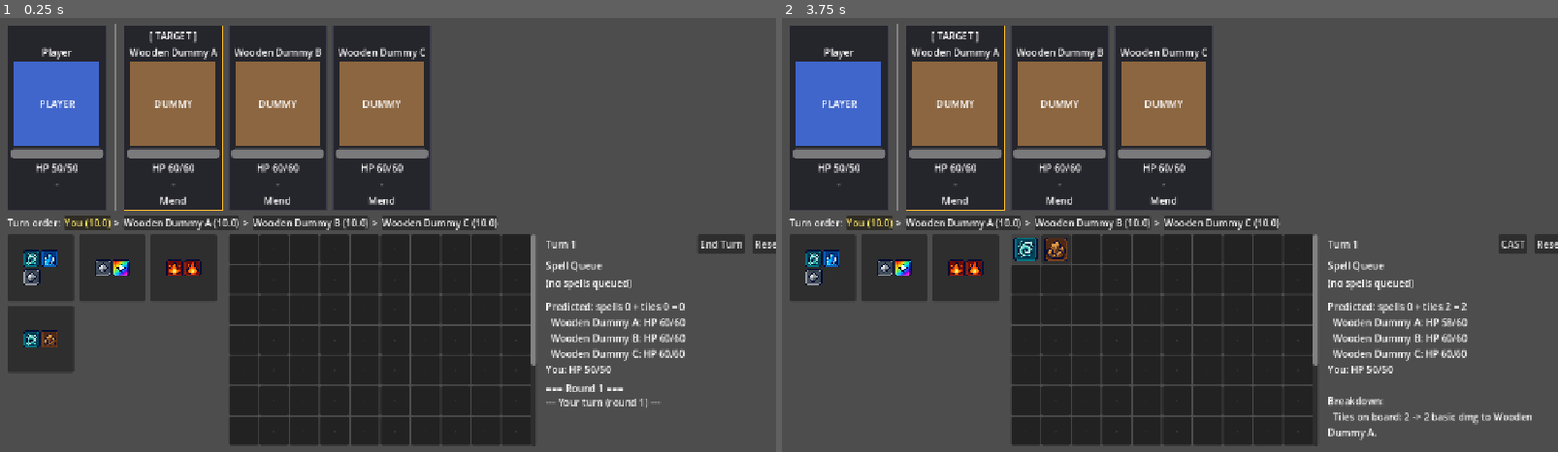
Above: before the commit, frames 1-2 (left to right).
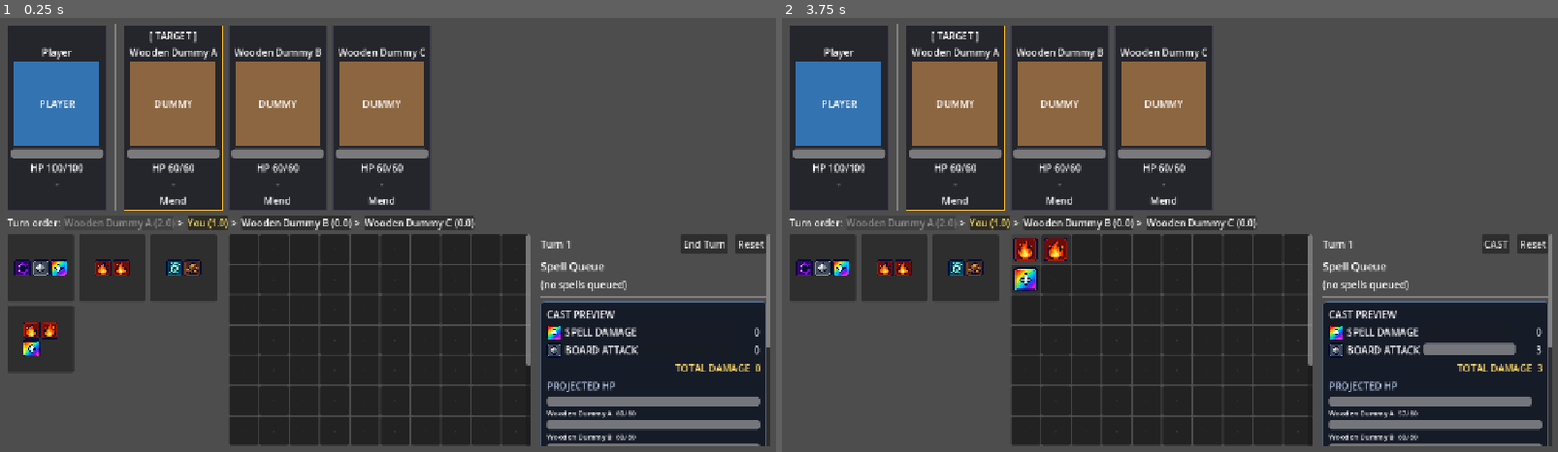
Above: after the commit, the same moments.

Repository: ShooterMK2/comp-4122-group-project
Game: Godot game, scene res://scenes/battle/battle_scene.tscn
Two runs of this game, one before a commit and one after it. Both use one fixed random seed, a clock stepped at 60 frames per second and the inputs below.
Inputs (mouse positions are in pixels of both pictures, inside the frame that each line leads up to):
- Up to frame 1 (0.25 s): no input
- Up to frame 2 (3.75 s): click (820, 269) at 0.52 s; click (890, 269) at 1.27 s; click (968, 269) at 2.02 s; click (820, 339) at 2.77 s; click "·" at 3.5 s

The runs differ from the first frame. In frame 1, 15% of the frame differs, in the area x 1-100%, y 10-99%; in frame 2, 15%.

Commit message:
First Update on Protoype: Implement Character-Specific System

Diff:
--- a/project.godot
+++ b/project.godot
@@ -23,8 +23,10 @@
 
 window/size/viewport_width=1280
 window/size/viewport_height=720
+window/size/resizable=true
 window/stretch/mode="canvas_items"
 window/stretch/aspect="expand"
+window/stretch/scale_mode="fractional"
 
 [dotnet]
 
--- /dev/null
+++ b/resources/characters/player.tres
@@ -0,0 +1,14 @@
+[gd_resource type="Resource" script_class="PlayerDefinition" load_steps=2 format=3]
+
+[ext_resource type="Script" path="res://scripts/battle/data/player_definition.gd" id="1_player"]
+
+[resource]
+script = ExtResource("1_player")
+display_name = "Player"
+max_hp = 100
+level = 1
+attack = 1
+defence = 1
+speed = 1
+art_name = "player"
+placeholder_color = Color(0.2, 0.45, 0.7, 1)
--- /dev/null
+++ b/resources/enemies/wooden_dummy.tres
@@ -0,0 +1,14 @@
+[gd_resource type="Resource" script_class="EnemyDefinition" load_steps=2 format=3]
+
+[ext_resource type="Script" path="res://scripts/battle/data/enemy_definition.gd" id="1_enemy"]
+
+[resource]
+script = ExtResource("1_enemy")
+display_name = "Wooden Dummy"
+max_hp = 60
+level = 1
+attack = 1
+defence = 1
+speed = 0
+art_name = "enemy_wooden_dummy.png"
+placeholder_color = Color(0.55, 0.4, 0.25, 1)
--- /dev/null
+++ b/resources/enemies/wooden_dummy_fire.tres
@@ -0,0 +1,16 @@
+[gd_resource type="Resource" script_class="EnemyDefinition" load_steps=2 format=3]
+
+[ext_resource type="Script" path="res://scripts/battle/data/enemy_definition.gd" id="1_enemy"]
+
+[resource]
+script = ExtResource("1_enemy")
+display_name = "Wooden Dummy"
+max_hp = 60
+level = 1
+attack = 1
+defence = 1
+speed = 2
+elemental_weaknesses = [2]
+elemental_strengths = [3]
+art_name = "enemy_wooden_dummy.png"
+placeholder_color = Color(0.55, 0.4, 0.25, 1)
--- /dev/null
+++ b/resources/enemies/wooden_dummy_ice.tres
@@ -0,0 +1,16 @@
+[gd_resource type="Resource" script_class="EnemyDefinition" load_steps=2 format=3]
+
+[ext_resource type="Script" path="res://scripts/battle/data/enemy_definition.gd" id="1_enemy"]
+
+[resource]
+script = ExtResource("1_enemy")
+display_name = "Wooden Dummy"
+max_hp = 60
+level = 1
+attack = 1
+defence = 1
+speed = 0
+elemental_weaknesses = [3]
+elemental_strengths = [4]
+art_name = "enemy_wooden_dummy.png"
+placeholder_color = Color(0.55, 0.4, 0.25, 1)
--- /dev/null
+++ b/resources/enemies/wooden_dummy_lightning.tres
@@ -0,0 +1,16 @@
+[gd_resource type="Resource" script_class="EnemyDefinition" load_steps=2 format=3]
+
+[ext_resource type="Script" path="res://scripts/battle/data/enemy_definition.gd" id="1_enemy"]
+
+[resource]
+script = ExtResource("1_enemy")
+display_name = "Wooden Dummy"
+max_hp = 60
+level = 1
+attack = 1
+defence = 1
+speed = 0
+elemental_weaknesses = [6]
+elemental_strengths = [7]
+art_name = "enemy_wooden_dummy.png"
+placeholder_color = Color(0.55, 0.4, 0.25, 1)
--- a/scripts/battle/battle_controller.gd
+++ b/scripts/battle/battle_controller.gd
@@ -38,6 +38,7 @@
 
 func _ready() -> void:
 	randomize()
+	DisplayServer.window_set_min_size(Vector2i(1300, 720))
 	spells = DemoSpellLibrary.build()
 	state = BattleState.new(TestEncounter.enemies())
 	_build_layout()
@@ -77,13 +78,15 @@
 	root.add_child(_order_bar)
 
 	var body := HBoxContainer.new()
+	body.size_flags_horizontal = Control.SIZE_EXPAND_FILL
 	body.size_flags_vertical = Control.SIZE_EXPAND_FILL
 	body.add_theme_constant_override("separation", 16)
 	root.add_child(body)
 
 	var left_scroll := ScrollContainer.new()
+	left_scroll.custom_minimum_size = Vector2(864, 0)
 	left_scroll.size_flags_horizontal = Control.SIZE_EXPAND_FILL
-	left_scroll.horizontal_scroll_mode = ScrollContainer.SCROLL_MODE_DISABLED
+	left_scroll.horizontal_scroll_mode = ScrollContainer.SCROLL_MODE_AUTO
 	body.add_child(left_scroll)
 	var left := VBoxContainer.new()
 	left.size_flags_horizontal = Control.SIZE_EXPAND_FILL
@@ -113,10 +116,12 @@
 	_info = Label.new()
 
 	var right_scroll := ScrollContainer.new()
-	right_scroll.custom_minimum_size = Vector2(400, 0)
+	right_scroll.custom_minimum_size = Vector2(380, 0)
+	right_scroll.size_flags_horizontal = Control.SIZE_EXPAND_FILL
 	right_scroll.horizontal_scroll_mode = ScrollContainer.SCROLL_MODE_DISABLED
 	body.add_child(right_scroll)
 	var right := VBoxContainer.new()
+	right.custom_minimum_size = Vector2(0, 0)
 	right.size_flags_horizontal = Control.SIZE_EXPAND_FILL
 	right.add_theme_constant_override("separation", 8)
 	right_scroll.add_child(right)
--- a/scripts/battle/data/battle_config.gd
+++ b/scripts/battle/data/battle_config.gd
@@ -6,12 +6,21 @@
 const BOARD_SIZE := Vector2i(10, 10)
 
 # ---------- General ----------
-const PLAYER_MAX_HP := 50
-const PLAYER_BASE_SPEED := 10.0
 const HAND_SIZE := 4                    # fragments drawn at the start of each turn
 const BASIC_DAMAGE_PER_TILE := 1        # damage per tile left on the board when you Cast
 const DOT_IGNORES_SHIELD := true        # Burn / Decay / Detonate bypass shield if true
 const CONFIRM_ENEMY_ACTIONS := false    # Require confirmation before enemy actions
+const OTHER_MULTIPLIER_DEFAULT := 1.0
+const OTHER_MULTIPLIER_LOW := 0.20
+const OTHER_MULTIPLIER_MEDIUM := 0.45
+const OTHER_MULTIPLIER_HIGH := 0.90
+const SPELL_ATTACK_FACTOR := 0.25
+const DAMAGE_RANDOM_MIN := 0.90
+const DAMAGE_RANDOM_MAX := 1.15
+const ELEMENTAL_MULTIPLIER_DEFAULT := 1.0
+const ELEMENTAL_MULTIPLIER_COUNTERED := 1.75
+const ELEMENTAL_MULTIPLIER_COUNTERING := 0.65
+const DEFENCE_MULTIPLIER_BASE := 100.0
 
 # ---------- Fire ----------
 const BURN_DAMAGE_PER_STACK := 2        # end of turn: stacks * this
@@ -50,14 +59,10 @@
 const CORRUPTION_STACKS_CONSUMED := 1   # stacks lost after triggering
 const CORRUPTION_LIFESTEAL_PER_STACK := 3  # HP restored to the player per stack
 
-const PLAYER_ART := "player"            # assets/.../characters/player.png
-const DUMMY_ART := "enemy_wooden_dummy.png"       # assets/.../characters/wooden_dummy.png
-
 # ---------- Deadlock: Backlash / Fizzle ----------
 const BACKLASH_BASE_FRACTION := 0.10        # HP cost = this * max HP ...
 const BACKLASH_PROGRESSION_FRACTION := 0.05 # ... + this * max HP per earlier Backlash this battle
 const BACKLASH_MIN_HP_AFTER := 1            # Backlash is refused if it would leave you below this
 
 # ---------- Speed / turn order ----------
-const DUMMY_BASE_SPEED := 10.0     # TestEncounter overrides this per dummy
 const DUMMY_HEAL_PER_TURN := 10    # Mend: HP a dummy heals on each of its actions
--- /dev/null
+++ b/scripts/battle/data/combatant_definition.gd
@@ -0,0 +1,13 @@
+class_name CombatantDefinition
+extends Resource
+
+@export var display_name: String = "Combatant"
+@export var max_hp: int = 1
+@export var level: int = 1
+@export var attack: int = 1
+@export var defence: int = 0
+@export var speed: float = 1.0
+@export var elemental_weaknesses: Array[int] = []
+@export var elemental_strengths: Array[int] = []
+@export var art_name: String = ""
+@export var placeholder_color: Color = Color(0.35, 0.35, 0.4)
--- a/scripts/battle/data/enemy_definition.gd
+++ b/scripts/battle/data/enemy_definition.gd
@@ -1,21 +1,24 @@
 class_name EnemyDefinition
-extends Resource
+extends CombatantDefinition
 
-@export var display_name: String = "Enemy"
-@export var max_hp: int = 50
-@export var speed: float = 10.0
-@export var art_name: String = ""
-@export var placeholder_color: Color = Color(0.5, 0.4, 0.3)
 # Enemy actions. They skip the casting board, so pattern/requirements are ignored.
 # One spell per round, cycling in order.
 @export var spells: Array[SpellDefinition] = []
 
 static func wooden_dummy() -> EnemyDefinition:
-	var d := EnemyDefinition.new()
-	d.display_name = "Wooden Dummy"
-	d.max_hp = 60
-	d.speed = BattleConfig.DUMMY_BASE_SPEED
-	d.art_name = BattleConfig.DUMMY_ART
-	d.placeholder_color = Color(0.55, 0.4, 0.25)
+	return wooden_dummy_variant(0)
+
+static func wooden_dummy_variant(index: int) -> EnemyDefinition:
+	var paths := [
+		"res://resources/enemies/wooden_dummy_fire.tres",
+		"res://resources/enemies/wooden_dummy_ice.tres",
+		"res://resources/enemies/wooden_dummy_lightning.tres",
+	]
+	var path: String = paths[clampi(index, 0, paths.size() - 1)]
+	var d := load(path) as EnemyDefinition
+	if d == null:
+		push_error("Unable to load enemy definition resource: %s" % path)
+		return EnemyDefinition.new()
+	d = d.duplicate(true) as EnemyDefinition
 	d.spells.append(EnemySpellLibrary.mend(BattleConfig.DUMMY_HEAL_PER_TURN))
 	return d
--- a/scripts/battle/data/player_definition.gd
+++ b/scripts/battle/data/player_definition.gd
@@ -0,0 +1,9 @@
+class_name PlayerDefinition
+extends CombatantDefinition
+
+static func default_player() -> PlayerDefinition:
+	var definition := load("res://resources/characters/player.tres") as PlayerDefinition
+	if definition == null:
+		push_error("Unable to load player definition resource.")
+		return PlayerDefinition.new()
+	return definition.duplicate(true) as PlayerDefinition
--- a/scripts/battle/data/spell_definition.gd
+++ b/scripts/battle/data/spell_definition.gd
@@ -8,6 +8,7 @@
 @export var pattern: SpellPattern
 @export var requirements: Array[ElementRequirement] = []
 @export var base_damage: int = 1
+@export_range(0.0, 10.0, 0.05) var other_multiplier: float = BattleConfig.OTHER_MULTIPLIER_DEFAULT
 @export var effects: Array[SpellEffect] = []
 @export var target_kind: TargetKind = TargetKind.HOSTILE   # SELF: ignores the chosen target
 
--- a/scripts/battle/models/battle_state.gd
+++ b/scripts/battle/models/battle_state.gd
@@ -11,19 +11,21 @@
 var backlash_uses := 0         # Backlash uses this battle (drives the HP cost progression)
 
 # Speed / turn order (actor ids: 0 = player, enemy i = i + 1)
-var player_speed: float = BattleConfig.PLAYER_BASE_SPEED
+var player_speed: float = 1.0
 var enemy_speeds: Array[float] = []
 var pending_actors: Array[int] = []
 var acted_actors: Array[int] = []
 var current_actor := -1
 
 func _init(defs: Array[EnemyDefinition] = []) -> void:
-	player = CombatantState.new("Player", BattleConfig.PLAYER_MAX_HP)
+	var player_definition := PlayerDefinition.default_player()
+	player = CombatantState.from_definition(player_definition)
+	player_speed = player_definition.speed
 	for i in defs.size():
 		enemy_defs.append(defs[i])
 		enemy_speeds.append(defs[i].speed)
-		enemies.append(CombatantState.new(
-			"%s %s" % [defs[i].display_name, char(65 + i)], defs[i].max_hp))
+		enemies.append(CombatantState.from_definition(defs[i],
+			"%s %s" % [defs[i].display_name, char(65 + i)]))
 
 func all_enemies_dead() -> bool:
 	for e in enemies:
--- a/scripts/battle/models/combatant_state.gd
+++ b/scripts/battle/models/combatant_state.gd
@@ -4,13 +4,32 @@
 var display_name := ""
 var max_hp := 1
 var hp := 1
+var level := 1
+var attack := 1
+var defence := 0
+var elemental_weaknesses: Array[int] = []
+var elemental_strengths: Array[int] = []
 var shield := 0
 var statuses := {}
 
-func _init(p_name: String = "", p_max_hp: int = 1) -> void:
+func _init(p_name: String = "", p_max_hp: int = 1, p_level: int = 1,
+		p_attack: int = 1, p_defence: int = 0) -> void:
 	display_name = p_name
 	max_hp = p_max_hp
 	hp = p_max_hp
+	level = p_level
+	attack = p_attack
+	defence = p_defence
+
+static func from_definition(definition: CombatantDefinition,
+		name_override: String = "") -> CombatantState:
+	var name := definition.display_name if name_override.is_empty() else name_override
+	var state := CombatantState.new(name, definition.max_hp, definition.level,
+		definition.attack, definition.defence)
+	state.elemental_weaknesses = definition.elemental_weaknesses.duplicate()
+	state.elemental_strengths = definition.elemental_strengths.duplicate()
+	return state
+
 
 func get_status(s: int) -> int:
 	return statuses.get(s, 0)
@@ -43,7 +62,9 @@
 	return hp <= 0
 
 func duplicate_state() -> CombatantState:
-	var c := CombatantState.new(display_name, max_hp)
+	var c := CombatantState.new(display_name, max_hp, level, attack, defence)
+	c.elemental_weaknesses = elemental_weaknesses.duplicate()
+	c.elemental_strengths = elemental_strengths.duplicate()
 	c.hp = hp
 	c.shield = shield
 	c.statuses = statuses.duplicate()
--- a/scripts/battle/systems/damage_calculator.gd
+++ b/scripts/battle/systems/damage_calculator.gd
@@ -1,9 +1,41 @@
 class_name DamageCalculator
 extends RefCounted
 
-# Hook for attacker modifiers. Chill used to live here; it now slows turn order instead.
-static func finalize(raw: int, _attacker: CombatantState) -> int:
-	return maxi(0, raw)
+# Spell formula: ceil(Spell Damage * (ATK * 0.25)), then
+# (Base * Other) * Defence * Elemental * random factor.
+static func finalize(raw: int, attacker: CombatantState,
+		defender: CombatantState = null, element: int = Elements.Element.NONE,
+		other_multiplier: float = BattleConfig.OTHER_MULTIPLIER_DEFAULT) -> int:
+	var base := ceili(raw * (maxi(1, attacker.attack)
+		* BattleConfig.SPELL_ATTACK_FACTOR))
+	return _apply_multipliers(base, defender, element, other_multiplier)
 
-static func basic_attack(tile_count: int, attacker: CombatantState) -> int:
-	return finalize(tile_count * BattleConfig.BASIC_DAMAGE_PER_TILE, attacker)
+static func _apply_multipliers(base: int, defender: CombatantState, element: int,
+		other_multiplier: float) -> int:
+	var defence_multiplier := defence_multiplier_of(defender)
+	var elemental_multiplier := elemental_multiplier_of(defender, element)
+	var random_multiplier := randf_range(
+		BattleConfig.DAMAGE_RANDOM_MIN, BattleConfig.DAMAGE_RANDOM_MAX)
+	return maxi(0, ceili(base * other_multiplier * defence_multiplier
+		* elemental_multiplier * random_multiplier))
+
+static func basic_attack(tile_count: int, attacker: CombatantState,
+		defender: CombatantState = null) -> int:
+	var base := tile_count * BattleConfig.BASIC_DAMAGE_PER_TILE * maxi(1, attacker.attack)
+	return _apply_multipliers(base, defender, Elements.Element.NONE,
+		BattleConfig.OTHER_MULTIPLIER_DEFAULT)
+
+static func defence_multiplier_of(defender: CombatantState) -> float:
+	if defender == null:
+		return 1.0
+	return BattleConfig.DEFENCE_MULTIPLIER_BASE / (
+		BattleConfig.DEFENCE_MULTIPLIER_BASE + maxi(0, defender.defence))
+
+static func elemental_multiplier_of(defender: CombatantState, element: int) -> float:
+	if defender == null or element == Elements.Element.NONE:
+		return BattleConfig.ELEMENTAL_MULTIPLIER_DEFAULT
+	if element in defender.elemental_weaknesses:
+		return BattleConfig.ELEMENTAL_MULTIPLIER_COUNTERED
+	if element in defender.elemental_strengths:
+		return BattleConfig.ELEMENTAL_MULTIPLIER_COUNTERING
+	return BattleConfig.ELEMENTAL_MULTIPLIER_DEFAULT
--- a/scripts/battle/systems/spell_resolver.gd
+++ b/scripts/battle/systems/spell_resolver.gd
@@ -27,7 +27,7 @@
 	var target := state.enemies[state.target_index]
 	if target.is_dead() or tile_count <= 0:
 		return 0
-	var dmg := DamageCalculator.basic_attack(tile_count, state.player)
+	var dmg := DamageCalculator.basic_attack(tile_count, state.player, target)
 	var res := target.take_damage(dmg)
 	var dealt: int = res["hp"] + res["absorbed"]
 	_log.append("Tiles on board: %d -> %d basic dmg to %s." % [tile_count, dealt, target.display_name])
@@ -80,7 +80,8 @@
 				else:
 					notes.append("Smite fizzled (needs %d Shield)" % fx.amount)
 
-	var final := DamageCalculator.finalize(d.base_damage + bonus, caster)
+	var final := DamageCalculator.finalize(d.base_damage + bonus, caster, target, elem,
+		d.other_multiplier)
 	var dealt := 0
 	if final > 0:
 		var res := target.take_damage(final)
@@ -131,10 +132,19 @@
 static func preview(queue: Array[QueuedSpell], tile_count: int, state: BattleState) -> Dictionary:
 	var sim := state.duplicate_state()
 	var lines: Array[String] = []
-	var spells := resolve_queue(queue, sim, lines)
+	var spell_damages: Array[int] = []
+	var spells := 0
+	for q in queue:
+		sim.ensure_valid_target()
+		if sim.all_enemies_dead():
+			break
+		var damage := resolve_spell(q, sim, lines)
+		spell_damages.append(damage)
+		spells += damage
 	var basic := resolve_basic_attack(tile_count, sim, lines)
 	var after: Array[Dictionary] = []
 	for e in sim.enemies:
 		after.append({"name": e.display_name, "hp": e.hp, "max_hp": e.max_hp})
-	return {"spells": spells, "basic": basic, "lines": lines, "enemies_after": after,
+	return {"spells": spells, "spell_damages": spell_damages, "basic": basic,
+		"lines": lines, "enemies_after": after,
 		"player_hp": sim.player.hp, "player_max_hp": sim.player.max_hp}
--- a/scripts/battle/ui/battlefield_view.gd
+++ b/scripts/battle/ui/battlefield_view.gd
@@ -12,7 +12,9 @@
 
 func setup(state: BattleState) -> void:
 	_player_view = CombatantView.new()
-	_player_view.setup(BattleConfig.PLAYER_ART, Color(0.25, 0.4, 0.8), "PLAYER", false)
+	var player_definition := PlayerDefinition.default_player()
+	_player_view.setup(player_definition.art_name, player_definition.placeholder_color,
+		"PLAYER", false)
 	add_child(_player_view)
 	add_child(VSeparator.new())
 	var row := HBoxContainer.new()
--- a/scripts/battle/ui/spell_entry.gd
+++ b/scripts/battle/ui/spell_entry.gd
@@ -3,6 +3,8 @@
 
 signal move_up(index: int)
 signal move_down(index: int)
+
+var _damage_label: Label
 
 func setup(index: int, count: int, q: QueuedSpell) -> void:
 	var d := q.definition
@@ -39,8 +41,16 @@
 	info.text = "Base %d | %s" % [d.base_damage, fx_line]
 	info.autowrap_mode = TextServer.AUTOWRAP_WORD_SMART
 	box.add_child(info)
+	_damage_label = Label.new()
+	_damage_label.text = "Final damage: --"
+	_damage_label.add_theme_color_override("font_color", Color(1.0, 0.86, 0.4))
+	box.add_child(_damage_label)
 
 	box.add_child(FragmentPreview.new().setup(d.pattern.cells, q.source_elements, 16))
+
+func set_projected_damage(damage: int) -> void:
+	if _damage_label != null:
+		_damage_label.text = "Final damage: %d" % damage
 
 func _on_up(index: int) -> void:
 	move_up.emit(index)
--- a/scripts/battle/ui/spell_queue_view.gd
+++ b/scripts/battle/ui/spell_queue_view.gd
@@ -4,21 +4,112 @@
 signal reorder(from_index: int, to_index: int)
 
 var _list: VBoxContainer
-var _preview: Label
+var _preview_panel: PanelContainer
+var _spell_damage_bar: ProgressBar
+var _basic_damage_bar: ProgressBar
+var _spell_damage_value: Label
+var _basic_damage_value: Label
+var _total_damage: Label
+var _enemy_hp_list: VBoxContainer
+var _player_hp: Label
+var _details: Label
+var _entries: Array[SpellEntry] = []
 
 func _init() -> void:
 	add_theme_constant_override("separation", 6)
+	custom_minimum_size = Vector2(360, 0)
 	var title := Label.new()
 	title.text = "Spell Queue"
+	title.add_theme_font_size_override("font_size", 18)
 	add_child(title)
 	_list = VBoxContainer.new()
 	add_child(_list)
 	add_child(HSeparator.new())
-	_preview = Label.new()
-	_preview.autowrap_mode = TextServer.AUTOWRAP_WORD_SMART
-	add_child(_preview)
+	_build_preview()
+
+func _build_preview() -> void:
+	_preview_panel = PanelContainer.new()
+	_preview_panel.custom_minimum_size = Vector2(0, 220)
+	add_child(_preview_panel)
+
+	var panel_style := StyleBoxFlat.new()
+	panel_style.bg_color = Color(0.08, 0.1, 0.15, 0.96)
+	panel_style.border_color = Color(0.3, 0.42, 0.58)
+	panel_style.set_border_width_all(1)
+	panel_style.set_corner_radius_all(6)
+	panel_style.set_content_margin_all(10)
+	_preview_panel.add_theme_stylebox_override("panel", panel_style)
+
+	var content := VBoxContainer.new()
+	content.add_theme_constant_override("separation", 6)
+	_preview_panel.add_child(content)
+
+	var heading := Label.new()
+	heading.text = "CAST PREVIEW"
+	heading.add_theme_font_size_override("font_size", 16)
+	content.add_child(heading)
+
+	_spell_damage_bar = _add_damage_row(content, "SPELL DAMAGE",
+		Elements.texture_of(Elements.Element.UNIVERSAL))
+	_basic_damage_bar = _add_damage_row(content, "BOARD ATTACK",
+		Elements.texture_of(Elements.Element.NONE))
+	_spell_damage_value = _spell_damage_bar.get_meta("value_label") as Label
+	_basic_damage_value = _basic_damage_bar.get_meta("value_label") as Label
+
+	_total_damage = Label.new()
+	_total_damage.horizontal_alignment = HORIZONTAL_ALIGNMENT_RIGHT
+	_total_damage.add_theme_color_override("font_color", Color(1.0, 0.86, 0.4))
+	content.add_child(_total_damage)
+
+	var enemy_heading := Label.new()
+	enemy_heading.text = "PROJECTED HP"
+	enemy_heading.add_theme_color_override("font_color", Color(0.7, 0.78, 0.9))
+	content.add_child(enemy_heading)
+	_enemy_hp_list = VBoxContainer.new()
+	_enemy_hp_list.add_theme_constant_override("separation", 3)
+	content.add_child(_enemy_hp_list)
+
+	_player_hp = Label.new()
+	_player_hp.horizontal_alignment = HORIZONTAL_ALIGNMENT_RIGHT
+	content.add_child(_player_hp)
+	_details = Label.new()
+	_details.autowrap_mode = TextServer.AUTOWRAP_WORD_SMART
+	_details.add_theme_font_size_override("font_size", 12)
+	content.add_child(_details)
+
+func _add_damage_row(parent: VBoxContainer, title: String, icon: Texture2D) -> ProgressBar:
+	var row := HBoxContainer.new()
+	row.add_theme_constant_override("separation", 6)
+	parent.add_child(row)
+
+	var icon_view := TextureRect.new()
+	icon_view.custom_minimum_size = Vector2(24, 24)
+	icon_view.expand_mode = TextureRect.EXPAND_IGNORE_SIZE
+	icon_view.stretch_mode = TextureRect.STRETCH_KEEP_ASPECT_CENTERED
+	icon_view.texture_filter = CanvasItem.TEXTURE_FILTER_NEAREST
+	icon_view.texture = icon
+	row.add_child(icon_view)
+
+	var label := Label.new()
+	label.text = title
+	label.custom_minimum_size = Vector2(112, 0)
+	row.add_child(label)
+
+	var bar := ProgressBar.new()
+	bar.show_percentage = false
+	bar.size_flags_horizontal = Control.SIZE_EXPAND_FILL
+	bar.custom_minimum_size = Vector2(80, 20)
+	row.add_child(bar)
+
+	var value := Label.new()
+	value.custom_minimum_size = Vector2(38, 0)
+	value.horizontal_alignment = HORIZONTAL_ALIGNMENT_RIGHT
+	row.add_child(value)
+	bar.set_meta("value_label", value)
+	return bar
 
 func show_queue(queue: Array) -> void:
+	_entries.clear()
 	for c in _list.get_children():
 		_list.remove_child(c)
 		c.queue_free()
@@ -33,23 +124,42 @@
 		entry.move_up.connect(_on_up)
 		entry.move_down.connect(_on_down)
 		_list.add_child(entry)
+		_entries.append(entry)
 
 func show_preview(info: Dictionary) -> void:
+	var spell_damages: Array = info.get("spell_damages", [])
+	for i in mini(_entries.size(), spell_damages.size()):
+		_entries[i].set_projected_damage(spell_damages[i])
 	var spell_dmg: int = info["spells"]
 	var basic: int = info["basic"]
-	var out: Array[String] = []
-	out.append("Predicted: spells %d + tiles %d = %d" % [spell_dmg, basic, spell_dmg + basic])
+	var total := spell_dmg + basic
+	var scale := maxi(total, 1)
+	_spell_damage_bar.max_value = scale
+	_spell_damage_bar.value = spell_dmg
+	_basic_damage_bar.max_value = scale
+	_basic_damage_bar.value = basic
+	_spell_damage_value.text = str(spell_dmg)
+	_basic_damage_value.text = str(basic)
+	_total_damage.text = "TOTAL DAMAGE  %d" % total
+
+	for child in _enemy_hp_list.get_children():
+		child.queue_free()
 	var after: Array = info["enemies_after"]
 	for e in after:
-		out.append("  %s: HP %d/%d" % [e["name"], e["hp"], e["max_hp"]])
-	out.append("You: HP %d/%d" % [info["player_hp"], info["player_max_hp"]])
+		var hp := ProgressBar.new()
+		hp.show_percentage = false
+		hp.max_value = e["max_hp"]
+		hp.value = e["hp"]
+		hp.custom_minimum_size = Vector2(0, 16)
+		hp.tooltip_text = "%s: HP %d/%d" % [e["name"], e["hp"], e["max_hp"]]
+		_enemy_hp_list.add_child(hp)
+		var name_label := Label.new()
+		name_label.text = "%s  %d/%d" % [e["name"], e["hp"], e["max_hp"]]
+		name_label.add_theme_font_size_override("font_size", 12)
+		_enemy_hp_list.add_child(name_label)
+	_player_hp.text = "PLAYER HP  %d/%d" % [info["player_hp"], info["player_max_hp"]]
 	var lines: Array = info["lines"]
-	if not lines.is_empty():
-		out.append("")
-		out.append("Breakdown:")
-		for line in lines:
-			out.append("  " + str(line))
-	_preview.text = "\n".join(out)
+	_details.text = "\n".join(lines) if not lines.is_empty() else "No additional effects."
 
 func _on_up(i: int) -> void:
 	reorder.emit(i, i - 1)
--- a/scripts/content/encounters/test_encounter.gd
+++ b/scripts/content/encounters/test_encounter.gd
@@ -4,5 +4,5 @@
 static func enemies() -> Array[EnemyDefinition]:
 	var out: Array[EnemyDefinition] = []
 	for i in 3:
-		out.append(EnemyDefinition.wooden_dummy())
+		out.append(EnemyDefinition.wooden_dummy_variant(i))
 	return out
Not shown, added: scripts/battle/data/combatant_definition.gd.uid
